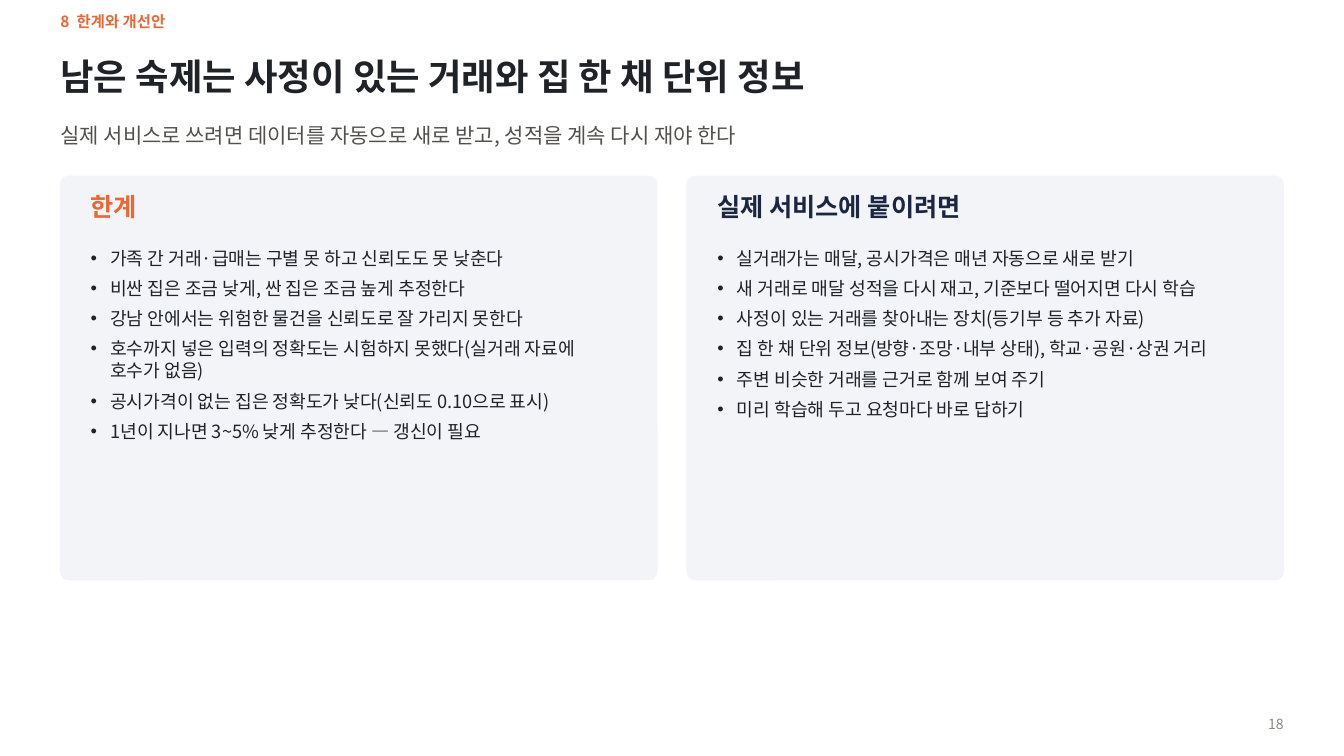
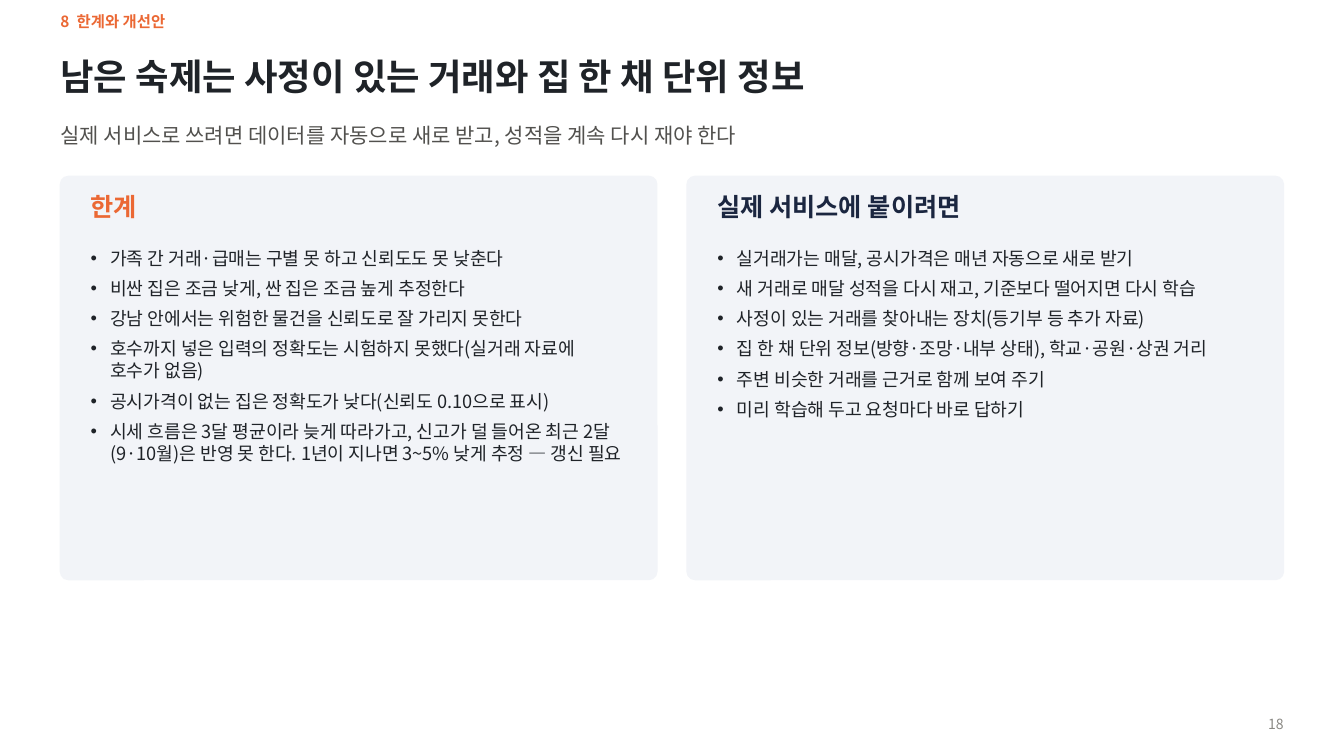
Before and after one commit to KimInSeok-DA/DA_Seoul_Villa_AVM, a slide deck: slide 18 of presentation/AVM_발표.pptx. Drawn at 1344x756 pixels with LibreOffice and Linux fonts; fonts in the diff are those of the drawing. Boxes give left, top, right and bottom in pixels: in the first picture for what was removed or moved away, otherwise in the second. Text is boxed around its words. In the diff, an @@ line names an element or a change of style, - is before the commit and + after.

Commit message:
문서·PPT: 시점 지수 검증(부록 F)과 한계 문장
- PPT 부록 F 시점 지수 검증(총 26장), 한계 장에 시점 지수가 늦게 따라가는 점, AI 활용 장 문서·PR 수
- PPT 재료 §2 데이터·§4-4 시점 지수 검증·§7-1 한계, README 데이터·REB_API_KEY, 용어사전
- HANDOFF·작업일지·AI 활용 기록

```diff
--- a/presentation/AVM_발표.pptx
+++ b/presentation/AVM_발표.pptx
@@ text at [110,423,621,464]: text changed @@
-• 1년이 지나면 3~5% 낮게 추정한다 — 갱신이 필요
+• 시세 흐름은 3달 평균이라 늦게 따라가고, 신고가 덜 들어온 최근 2달(9·10월)은 반영 못 한다. 1년이 지나면 3~5% 낮게 추정 — 갱신 필요
```
Also in this commit, not shown: 3 other slides changed, 1 slide added, 7 other files.
